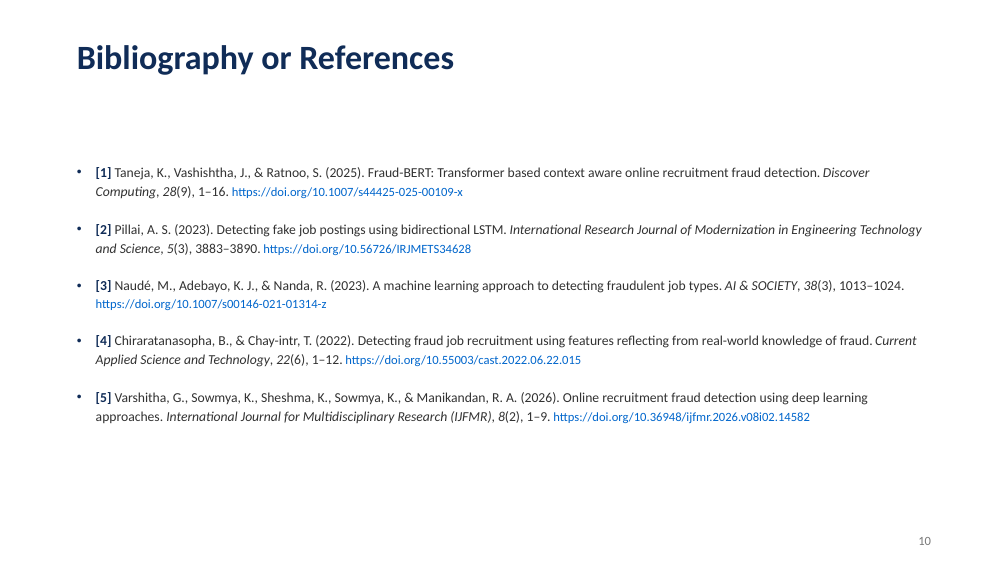
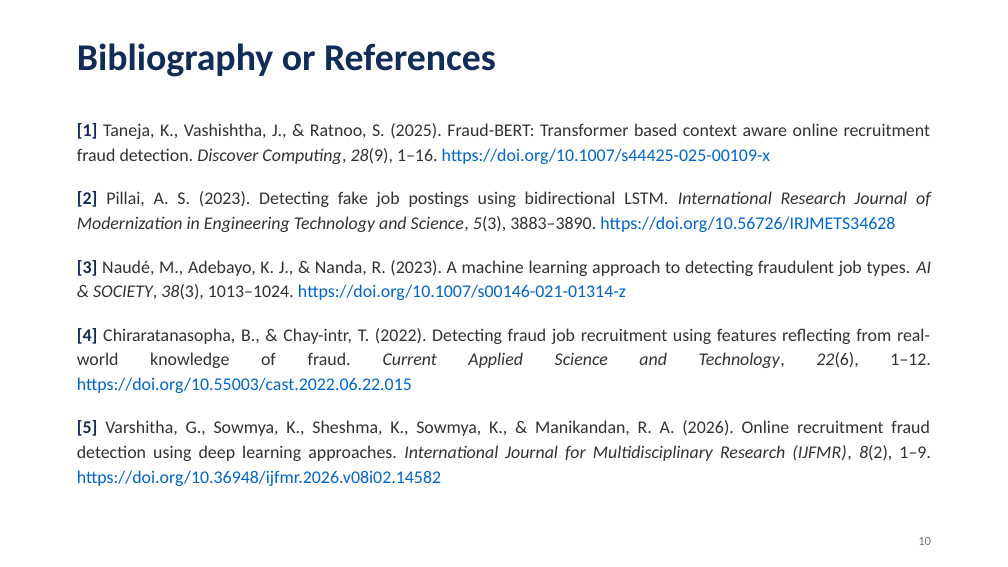
Before and after one commit to akhileshyadav8/Research-Fake-Job-Detection, a slide deck: slide 10 of MST1/Fraud_BERT_Research_Paper_Presentation.pptx. Drawn at 1008x567 pixels with LibreOffice and Linux fonts; fonts in the diff are those of the drawing; background and template pictures are left out. Boxes give left, top, right and bottom in pixels: in the first picture for what was removed or moved away, otherwise in the second. Text is boxed around its words. In the diff, an @@ line names an element or a change of style, - is before the commit and + after.

```diff
--- a/MST1/Fraud_BERT_Research_Paper_Presentation.pptx
+++ b/MST1/Fraud_BERT_Research_Paper_Presentation.pptx
@@ title "Bibliography or References" at (77,43,496,77): size 32.4 to 36 pt @@
@@ text "[1] Taneja, K., Vashishtha, J., ..." at (77,123,931,486): size 13 to 17 pt in "[1] Taneja, K., Vashishtha, J., & Ratnoo, ...", "[2] Pillai, A. S. (2023). Detecting fake ...", "[3] Naudé, M., Adebayo, K. J., & ...", "[4] Chiraratanasopha, B., & Chay-intr, T. (2022). ..." and 1 more places; size 12 to 17 pt in "https://doi.org/10.1007/s44425-025-00109-x", "https://doi.org/10.56726/IRJMETS34628", "https://doi.org/10.1007/s00146-021-01314-z", "https://doi.org/10.55003/cast.2022.06.22.015" and 1 more places; alignment left to justified; bullet • to none @@
```
Also in this commit, not shown: 8 other slides changed, 7 other files.
